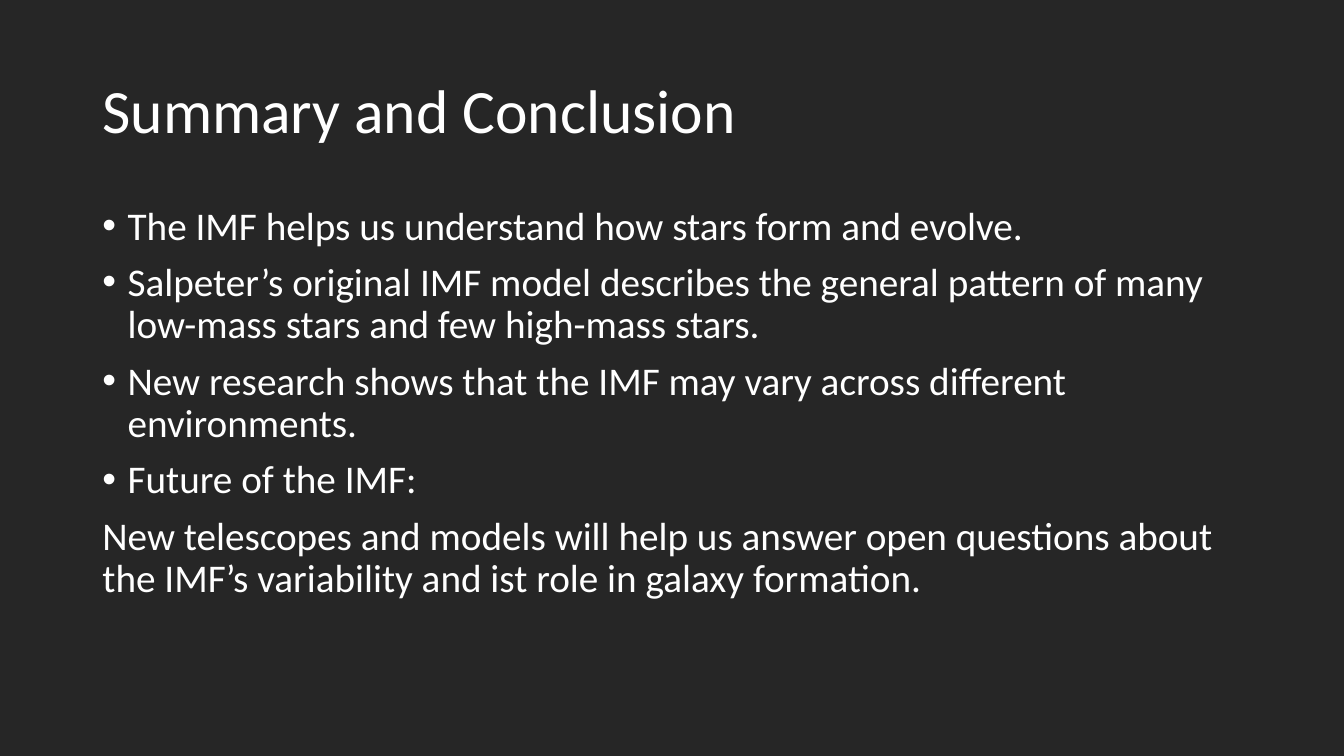
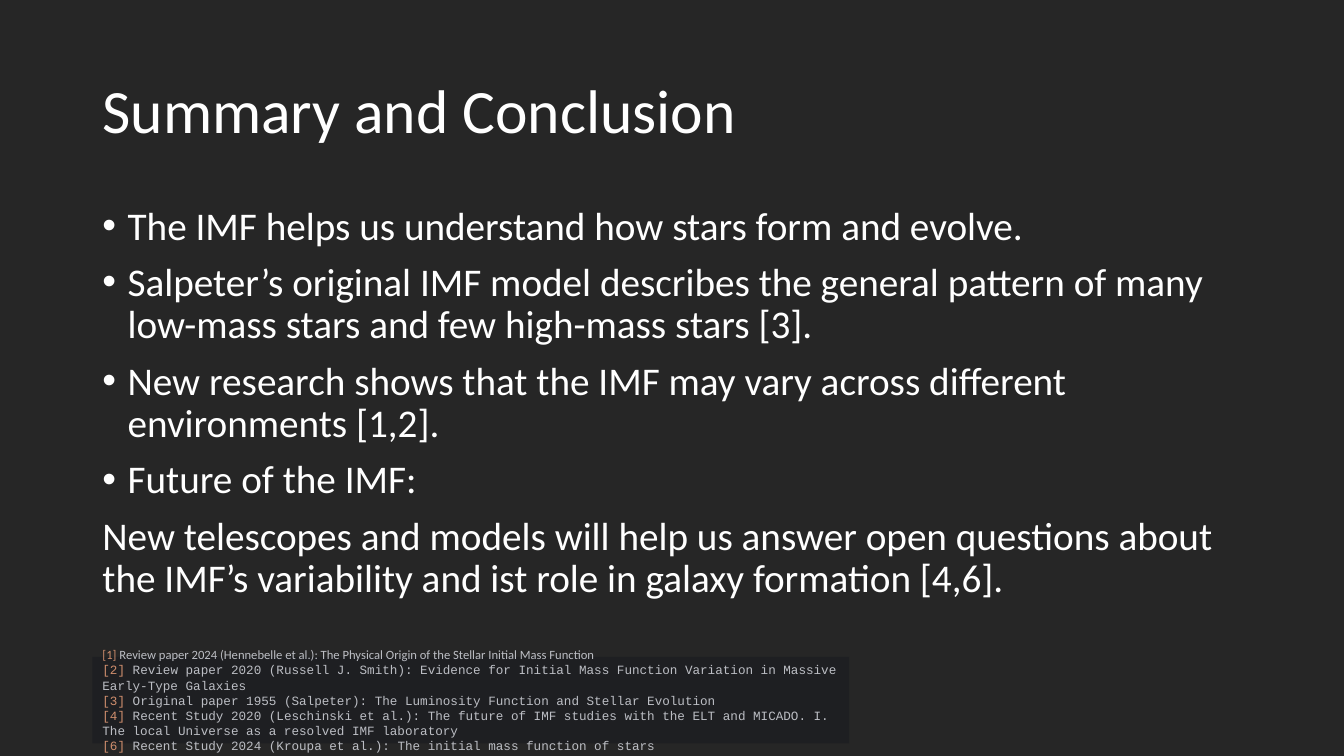
Before and after one commit to laxm7/sta_project, a slide deck: slide 8 of imf_intro_chiara_felix_laxman.pptx (slide 6 before the commit). Drawn at 1344x756 pixels with LibreOffice and Linux fonts; fonts in the diff are those of the drawing. Boxes give left, top, right and bottom in pixels: in the first picture for what was removed or moved away, otherwise in the second. Text is boxed around its words. In the diff, an @@ line names an element or a change of style, - is before the commit and + after.

Commit message:
literature review (draft1)

```diff
--- a/imf_intro_chiara_felix_laxman.pptx
+++ b/imf_intro_chiara_felix_laxman.pptx
@@ text at [128,268,1203,443]: text changed @@
-• Salpeter’s original IMF model describes the general pattern of many low-mass stars and few high-mass stars.
-• New research shows that the IMF may vary across different environments.
+• Salpeter’s original IMF model describes the general pattern of many low-mass stars and few high-mass stars [3].
+• New research shows that the IMF may vary across different environments [1,2].
@@ text at [102,522,1213,599]: text changed @@
-New telescopes and models will help us answer open questions about the IMF’s variability and ist role in galaxy formation.
+New telescopes and models will help us answer open questions about the IMF’s variability and ist role in galaxy formation [4,6].
@@ rectangle added at [93,657,850,744], fill #1E1F22, 9 pt, text #BCBEC4 @@
+[1] Review paper 2024 (Hennebelle et al.): The Physical Origin of the Stellar Initial Mass Function
+[2] Review paper 2020 (Russell J. Smith): Evidence for Initial Mass Function Variation in Massive Early-Type Galaxies
+[3] Original paper 1955 (Salpeter): The Luminosity Function and Stellar Evolution
+[4] Recent Study 2020 (Leschinski et al.): The future of IMF studies with the ELT and MICADO. I. The local Universe as a resolved IMF laboratory
+[6] Recent Study 2024 (Kroupa et al.): The initial mass function of stars
```
Also in this commit, not shown: 4 other slides changed, 2 slides added, 1 other file.
